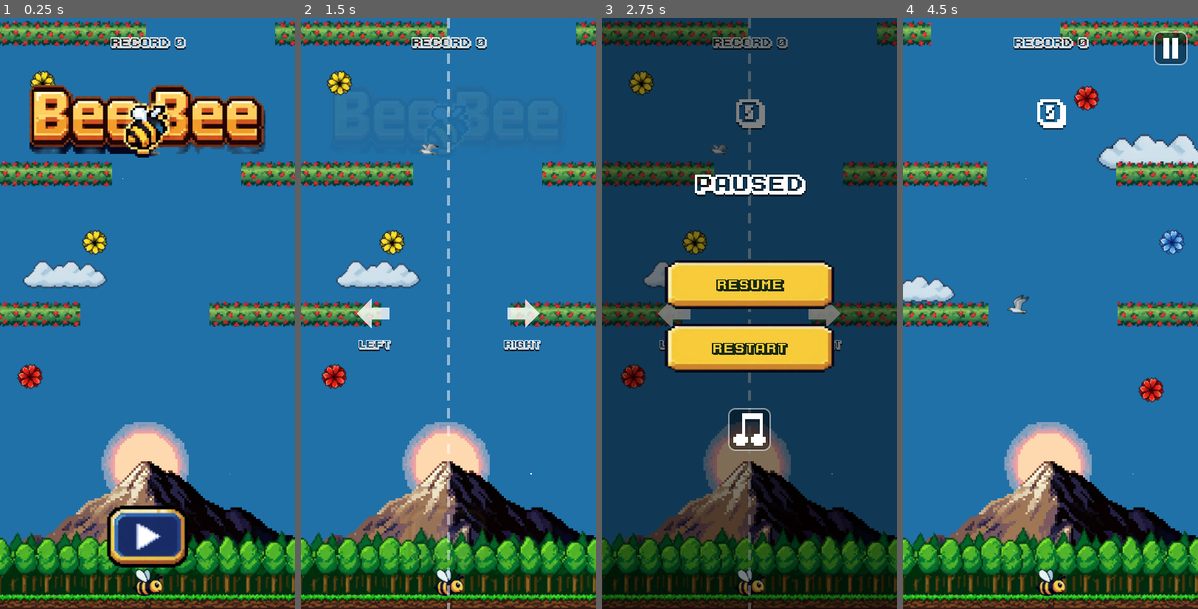
Above: before the commit, frames 1-4 (left to right).
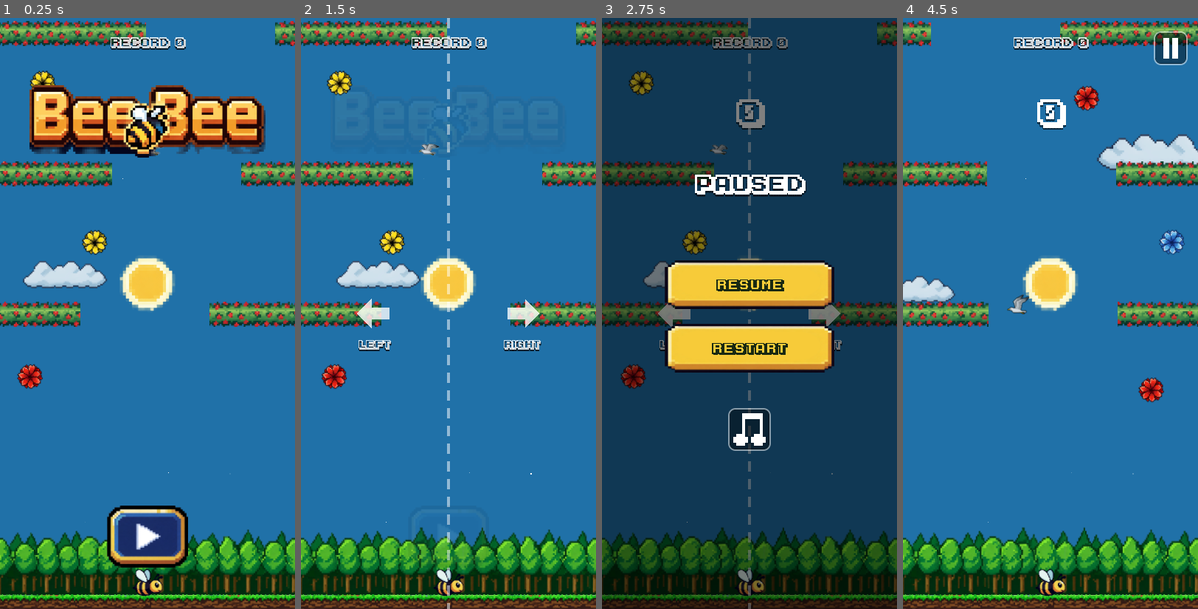
Above: after the commit, the same moments.

Repository: costanoy/bee-bee
Game: Godot game, scene res://scenes/main.tscn
Two runs of this game, one before a commit and one after it. Both use one fixed random seed, a clock stepped at 60 frames per second and the inputs below.
Inputs (mouse positions are in pixels of both pictures, inside the frame that each line leads up to):
- Up to frame 1 (0.25 s): no input
- Up to frame 2 (1.5 s): click (448, 538) at 0.5 s; click (448, 538) at 1.25 s
- Up to frame 3 (2.75 s): click (870, 47) at 2 s
- Up to frame 4 (4.5 s): click "Restart" at 2.75 s; click (1171, 47) at 3.5 s; click "Restart" at 4.25 s

The runs differ from the first frame. In frame 1, 7.7% of the frame differs, in the area x 0-100%, y 40-98%; in frame 2, 9.2%; in frame 3, 7.5%; in frame 4, 9.2%.

Commit message:
Swap the horizon background to a city skyline, keep the sunset mountain as a backup
Same full-width/flush-bottom/parallax-sink mechanism as before, just a
new source image and a matching canvas size (768x920, cropped to its
content bbox). Verified across a simulated climb: the building band is
hidden at score 0 (behind the ground) and once fully sunk past ~450px
climbed, same as the old mountain was, but clearly visible in between.

Co-Authored-By: Claude Sonnet 5 <noreply@anthropic.com>

Diff:
--- a/scripts/sky.gd
+++ b/scripts/sky.gd
@@ -57,8 +57,8 @@
 # foreground element's quick few-hundred-px scroll off. Also fades out
 # across the DAY_TO_DUSK window as a backstop, so it's never still
 # hanging around once night visibly begins even if a run barely climbs.
-const MOUNTAIN_CANVAS_W := 1024.0
-const MOUNTAIN_CANVAS_H := 1024.0
+const MOUNTAIN_CANVAS_W := 768.0
+const MOUNTAIN_CANVAS_H := 920.0
 const MOUNTAIN_PARALLAX := 0.2
 
 var mountain_scale := 1.0
Binary file added: art/mountain_candidates/mountain_day_sunset_previous.png
Not shown, added: art/mountain_candidates/mountain_day_sunset_previous.png.import
Binary file changed: art/mountain_day.png
